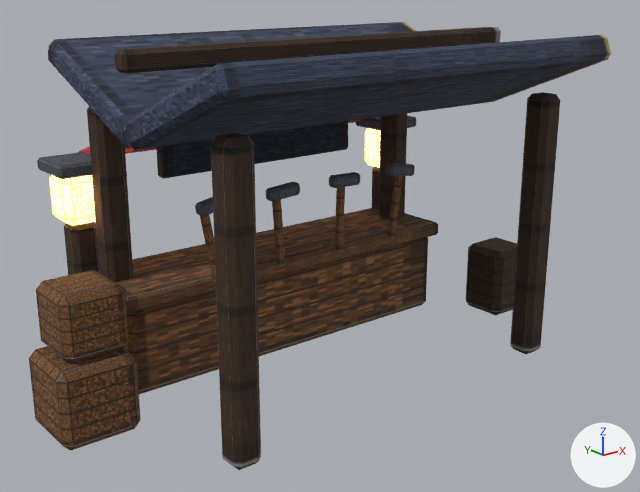
What one commit did to the FBX model assets/export/env_market_stall.fbx.
Rendered twice from a 50 mm camera at (-17.7, -21.5, 12.9) aimed at (-0.4, 0.1, 4.2). Every picture has the same lights, and +X, +Y and +Z are marked at lower right. The older version comes first. Where no turn or scale is listed for an object, it has been applied to the vertices. Vertices at exactly the same position are counted once.

Objects in the first picture: 'env_market_stall'.
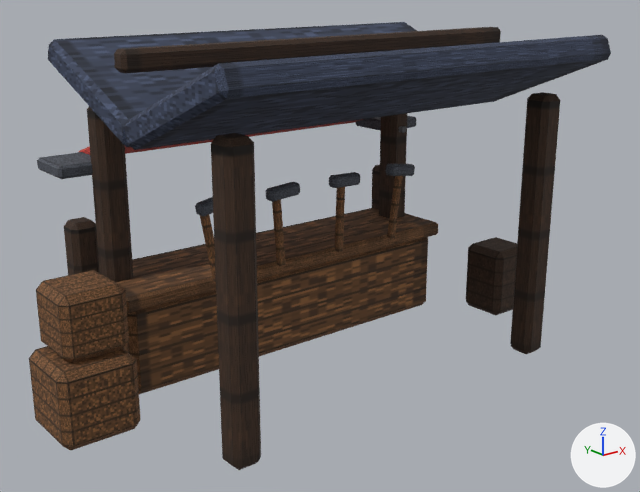
What differs and where, as boxes (x1, y1, x2, y2) in the pictures (640 x 492 px):
part 1 of me_env_market_stall_0, deleted: before (156, 121, 348, 178)
part 2 of me_env_market_stall_0, deleted: before (364, 128, 380, 168)
part 3 of me_env_market_stall_0, deleted: before (49, 175, 96, 226)

Edits to the bpy script that builds the scene:
```text
Change me_env_market_stall_0:
    used by ob_env_market_stall; location = (0.0, 0.0, 0.0)
    remove me_env_market_stall_0.from_pydata(...)  # 671 vertices, 728 faces; spans x -9.6..9.3, y -5.1..5.8, z 0.0..10.9
    add me_env_market_stall_0.from_pydata(...)  # 599 vertices, 650 faces; spans x -9.6..9.3, y -5.1..5.8, z 0.0..10.9
    me_env_market_stall_0 part 1: the loose piece of 24 vertices spanning x -4.0..4.0, y 3.8..4.2, z 6.3..8.5 is deleted
    me_env_market_stall_0 part 2: the loose piece of 24 vertices spanning x 5.9..7.3, y 3.9..5.3, z 5.2..6.8 is deleted
    me_env_market_stall_0 part 3: the loose piece of 24 vertices spanning x -7.3..-5.9, y 3.9..5.3, z 5.2..6.8 is deleted
    remove me_env_market_stall_0.materials.append(mat_m_env_glow)
```
